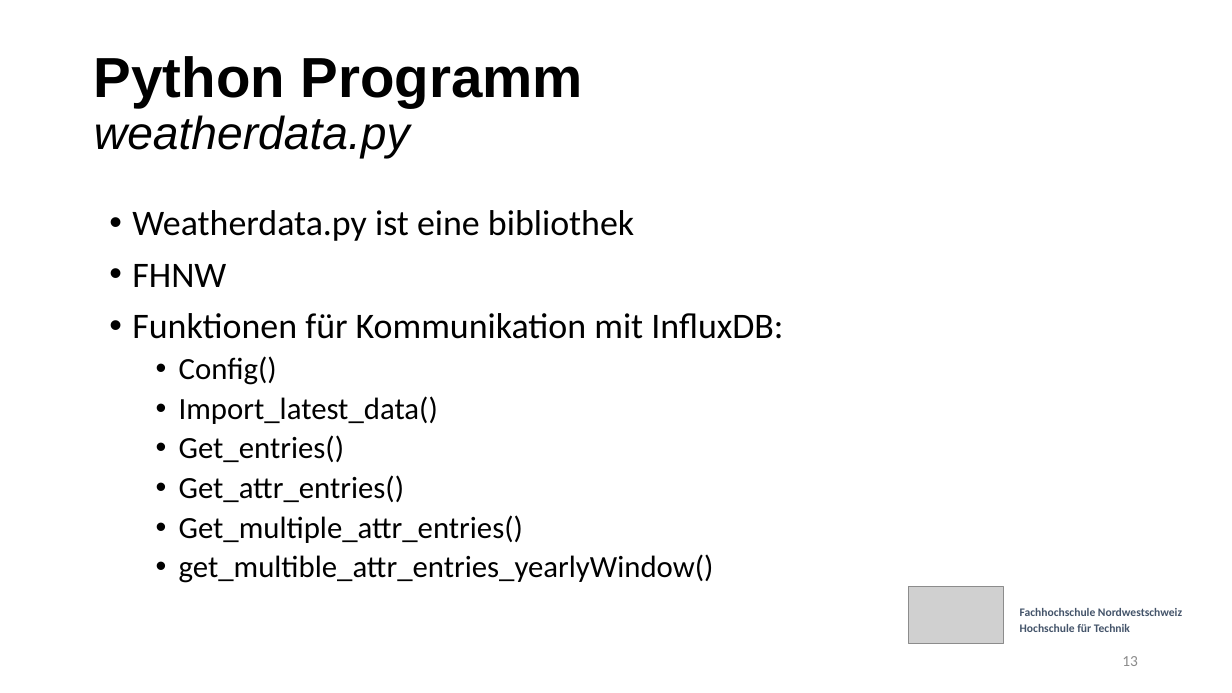
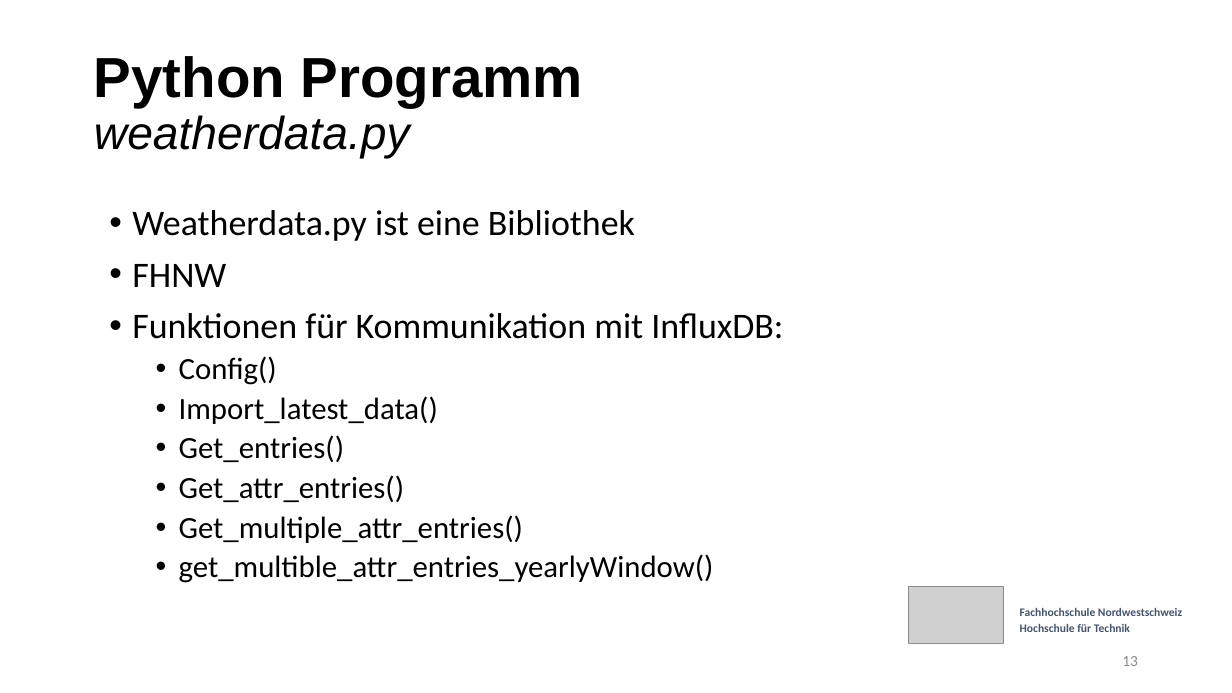
Before and after one commit to etiiiR/FHNW_Wettermonitor, a slide deck: slide 13 of Powerpoint v3.pptx. Drawn at 1232x693 pixels with LibreOffice and Linux fonts; fonts in the diff are those of the drawing; grey boxes stand for pictures. Boxes give left, top, right and bottom in pixels: in the first picture for what was removed or moved away, otherwise in the second. Text is boxed around its words. In the diff, an @@ line names an element or a change of style, - is before the commit and + after.

Commit message:
typo + Folie fürs routing

```diff
--- a/Powerpoint v3.pptx
+++ b/Powerpoint v3.pptx
@@ text at bbox=[132, 210, 635, 241]: text changed @@
-• Weatherdata.py ist eine bibliothek
+• Weatherdata.py ist eine Bibliothek
```
Also in this commit, not shown: 9 other slides changed, 1 slide added.
